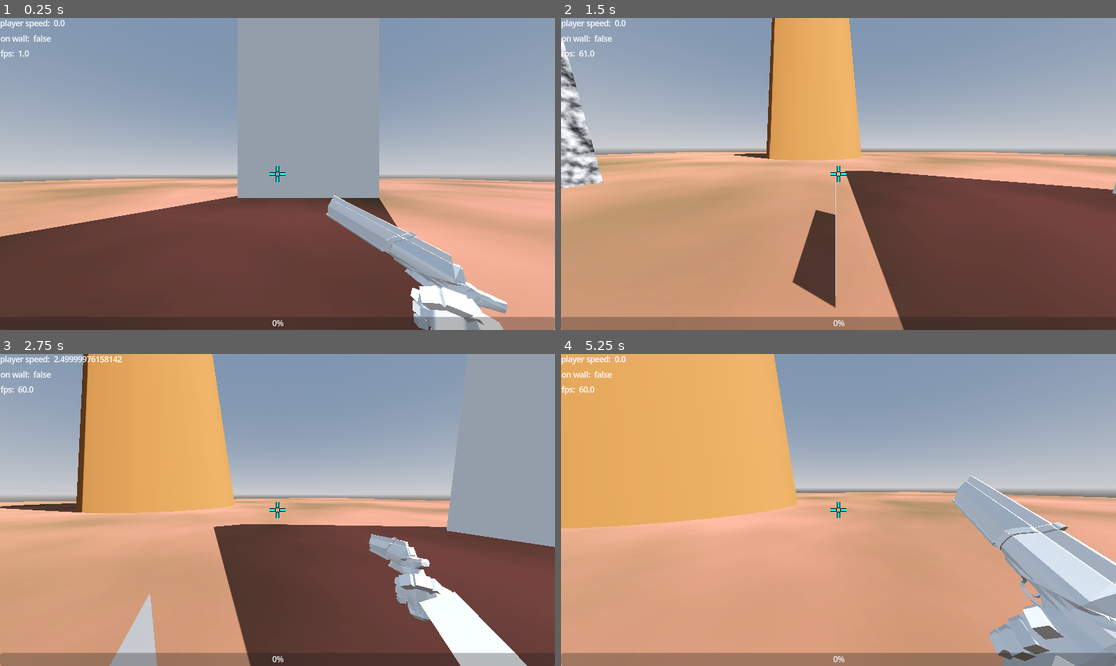
Above: before the commit, frames 1-4 (two rows, left to right).
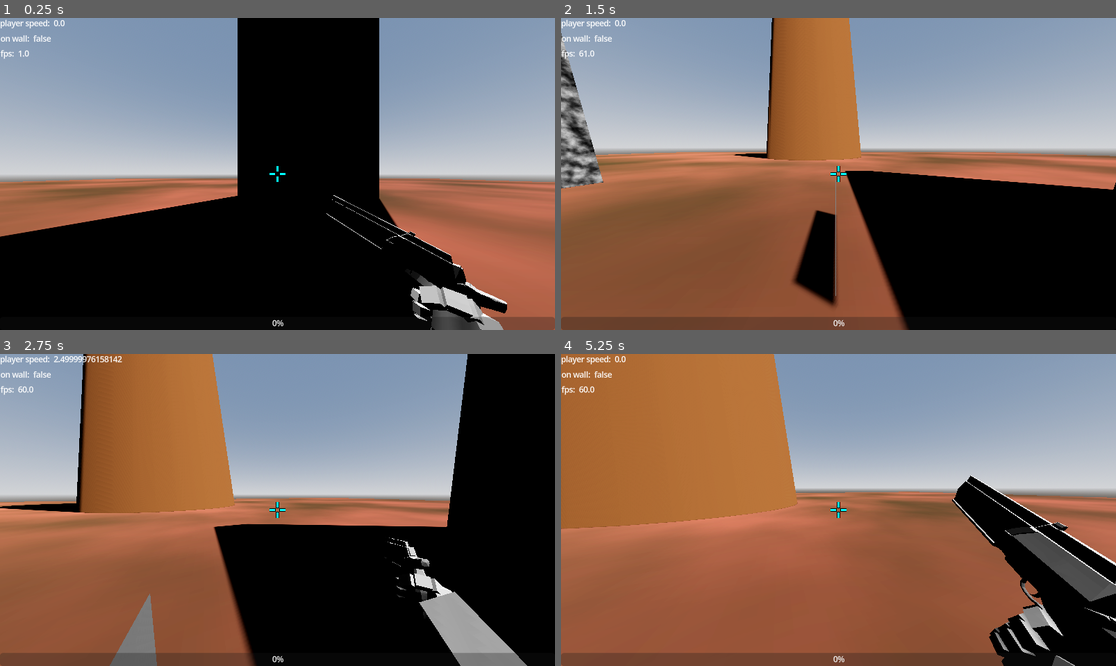
Above: after the commit, the same moments.

Repository: frederikhoheisel/pogotohell
Game: Godot game, scene res://level/test.tscn
The game is run twice, just before and just after one commit, with the same random seed, the same clock (stepped at 60 frames per second) and the same inputs.
Inputs (mouse positions are in pixels of both pictures, inside the frame that each line leads up to):
- Up to frame 1 (0.25 s): no input
- Up to frame 2 (1.5 s): move the mouse to (960, 158) at 0.52 s; press the mouse at (960, 158) at 0.53 s; hold D (right) 0.53-1.28 s; tap Space (jump) at 0.77 s; move the mouse to (810, 174) at 1.27 s; release the mouse at (810, 174) at 1.28 s; hold W (forward) from 1.28 s (still down); tap R (pull_out) at 1.35 s
- Up to frame 3 (2.75 s): keep holding W (forward); tap Space (jump) at 1.52 s; click (249, 510) at 1.55 s; move the mouse to (288, 503) at 2.02 s; press the mouse at (288, 503) at 2.03 s
- Up to frame 4 (5.25 s): keep holding W (forward); move the mouse to (832, 516) at 2.77 s; release the mouse at (832, 516) at 2.78 s; click (832, 516) at 2.85 s; tap Space (jump) at 3.02, 3.77, 4.52 s; move the mouse to (877, 513) at 3.52 s; hold R (pull_out) 3.53-4.28 s; click (877, 513) at 3.8 s; move the mouse to (794, 506) at 4.27 s; click (794, 506) at 4.35 s; move the mouse to (844, 510) at 5.02 s; press the mouse at (844, 510) at 5.03 s

The runs differ from the first frame. In frame 1, 61% of the frame differs, in the area x 0-100%, y 0-100%; in frame 2, 64%; in frame 3, 73%; in frame 4, 73%.

Commit message:
decals gedreht

Diff:
--- a/pogo-to-hell/entities/effects/muzzle_flash.tscn
+++ b/pogo-to-hell/entities/effects/muzzle_flash.tscn
@@ -110,7 +110,7 @@
 transform = Transform3D(1, 0, 0, 0, -4.371139e-08, 1, 0, -1, -4.371139e-08, 0, 0, 0)
 emitting = false
 amount = 1
-lifetime = 0.09999999999999999
+lifetime = 0.1
 one_shot = true
 explosiveness = 0.5
 randomness = 1.0
--- a/pogo-to-hell/entities/player/shooting.gd
+++ b/pogo-to-hell/entities/player/shooting.gd
@@ -44,10 +44,12 @@
 	camera_tween.tween_property(head, "rotation", Vector3(head.rotation.x, head.rotation.y, head.rotation.z), camera_shake_duration).set_trans(Tween.TRANS_BACK).set_ease(Tween.EASE_OUT)
 
 
-func _place_decal(collision_point: Vector3) -> void:
+func _place_decal(collision_point: Vector3, collision_normal: Vector3) -> void:
 	var decal_scene: Decal = decal.instantiate()
 	get_tree().root.get_child(0).add_child(decal_scene)
 	decal_scene.global_position = collision_point
+	decal_scene.look_at(collision_point - collision_normal)
+	decal_scene.rotation.x += PI/2.0
 
 
 func shoot_gun() -> void:
@@ -59,7 +61,9 @@
 		var collider = hit_ray_cast.get_collider()
 
 		var collision_point: Vector3 = hit_ray_cast.get_collision_point()
-		_place_decal(collision_point)
+		var collision_normal: Vector3 = hit_ray_cast.get_collision_normal()
+
+		_place_decal(collision_point, collision_normal)
 
 		if collider is SoftBody3D:
-			collider.apply_central_impulse(hit_ray_cast.get_collision_normal() * -10.0)
+			collider.apply_central_impulse(collision_normal * -10.0)
--- a/pogo-to-hell/entities/player/view_model.tscn
+++ b/pogo-to-hell/entities/player/view_model.tscn
@@ -312,7 +312,7 @@
 
 [node name="MuzzleFlash" parent="arm_view_model/Arm_Rig/Skeleton3D/BoneAttachment3D/revolver" instance=ExtResource("2_hhxqw")]
 unique_name_in_owner = true
-transform = Transform3D(-1, -1.8626451e-08, -2.2351742e-08, -1.5832484e-08, 1, 2.9802322e-08, 7.0780516e-08, 0, -1.0000005, 0.0014562607, 0.023667738, 0.120654106)
+transform = Transform3D(-1, -2.4214387e-08, 0, -1.6763806e-08, 1, 2.9802322e-08, 6.7055225e-08, 0, -1.0000005, -0.002935648, 0.025526628, 0.12831575)
 
 [node name="AnimationPlayer" type="AnimationPlayer" parent="arm_view_model"]
 libraries = {
--- a/pogo-to-hell/level/test.tscn
+++ b/pogo-to-hell/level/test.tscn
@@ -14,7 +14,10 @@
 [sub_resource type="Environment" id="Environment_sywkh"]
 background_mode = 2
 sky = SubResource("Sky_8abgs")
-tonemap_mode = 2
+ambient_light_source = 2
+tonemap_mode = 3
+sdfgi_enabled = true
+sdfgi_use_occlusion = true
 glow_enabled = true
 
 [sub_resource type="WorldBoundaryShape3D" id="WorldBoundaryShape3D_ilowo"]
--- a/pogo-to-hell/project.godot
+++ b/pogo-to-hell/project.godot
@@ -84,5 +84,5 @@
 rendering_device/driver="d3d12"
 rendering_device/driver.windows="d3d12"
 rendering_device/fallback_to_vulkan=false
-lights_and_shadows/directional_shadow/size=16384
+lights_and_shadows/directional_shadow/soft_shadow_filter_quality=4
 anti_aliasing/quality/screen_space_aa=2
